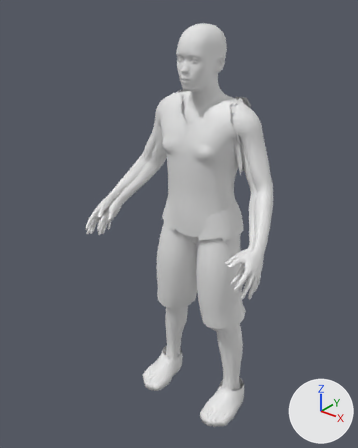
The Blender file art-src/blender/players/players-hq.blend as it was, and as the next commit left it.
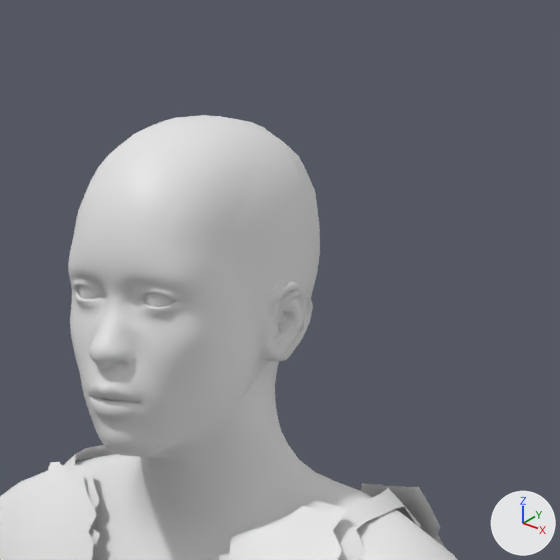
The first picture shows the older version from a camera (50 mm lens) standing at (1.224, -1.73, 2.0) and looking at (-0.056, -0.129, 1.007). The close-ups show the older and then the newer version on the part from 45% to 77% of the width and 0% to 25% of the height of that picture. Only the edits that show in the close-ups are written down. The axes (+X, +Y, +Z) are drawn at lower right. The lights are the same throughout.

The older version as bpy lines, for what is in view:
```python
me_bodyf = bpy.data.meshes.new('BodyF')
me_bodyf.from_pydata(...)  # 18295 vertices, 18122 faces; spans x -0.41..0.41, y -0.35..0.12, z 0.0..1.86
me_bodyf.polygons.foreach_set('use_smooth', [True] * 18122)
me_bodyf.materials.append(mat_kit)  # white #e7e7e7
me_bodym = bpy.data.meshes.new('BodyM')
me_bodym.from_pydata(...)  # 18270 vertices, 18102 faces; spans x -0.45..0.45, y -0.38..0.12, z 0.0..1.86
me_bodym.polygons.foreach_set('use_smooth', [True] * 18102)
me_bodym.materials.append(mat_kit)  # white #e7e7e7
ob_bodyf = bpy.data.objects.new('BodyF', me_bodyf)
ob_bodyf.location = (0.0, 0.0, 0.0)
ob_bodym = bpy.data.objects.new('BodyM', me_bodym)
ob_bodym.location = (0.0, 0.0, 0.0)
```
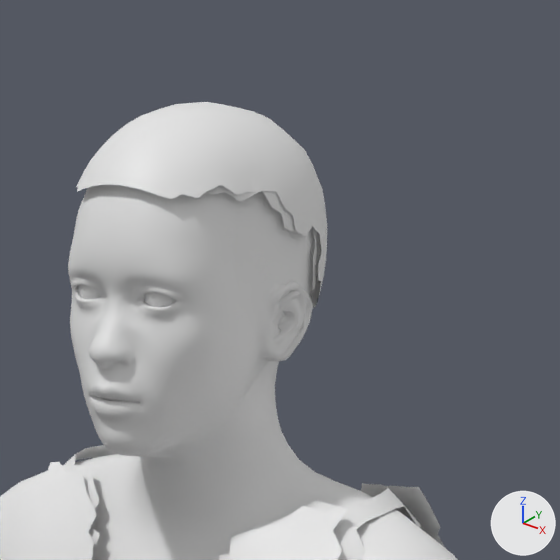
Patch to the scene script:
```diff
--- a/art-src/blender/players/players-hq.blend.py
+++ b/art-src/blender/players/players-hq.blend.py
@@ me_bodym @@
 # used by ob_bodym; location = (0.0, 0.0, 0.0)
-me_bodym.from_pydata(...)  # 18270 vertices, 18102 faces; spans x -0.45..0.45, y -0.38..0.12, z 0.0..1.86
+me_bodym.from_pydata(...)  # 18518 vertices, 18314 faces; spans x -0.45..0.45, y -0.38..0.12, z 0.0..1.87
+# me_bodym part 1: a new loose piece of 248 vertices spanning x -0.09..0.09, y -0.16..0.06, z 1.7..1.87, in mat_kit (white #e7e7e7)
+# other edits to the shape of me_bodym do not show in these pictures
 me_bodym.materials.append(mat_kit)
@@ me_bodyf @@
 # used by ob_bodyf; location = (0.0, 0.0, 0.0)
-me_bodyf.from_pydata(...)  # 18295 vertices, 18122 faces; spans x -0.41..0.41, y -0.35..0.12, z 0.0..1.86
+me_bodyf.from_pydata(...)  # 18530 vertices, 18322 faces; spans x -0.41..0.41, y -0.35..0.12, z 0.0..1.87
+# me_bodyf part 2: a new loose piece of 235 vertices spanning x -0.09..0.09, y -0.15..0.06, z 1.7..1.87, in mat_kit (white #e7e7e7)
+# other edits to the shape of me_bodyf do not show in these pictures
 me_bodyf.materials.append(mat_kit)
```

Pixel boxes [x1, y1, x2, y2] of what changed, in the close-ups (560 x 560 px):
'BodyM', reshaped
    before: [0, 116, 458, 560]
    after: [0, 103, 458, 560]
'BodyF', reshaped (mostly hidden)
    before: [63, 115, 424, 560]
    after: [63, 102, 424, 560]
part 1 of me_bodym, added
    after: [76, 103, 320, 301]
part 2 of me_bodyf, added
    after: [196, 102, 327, 307]
